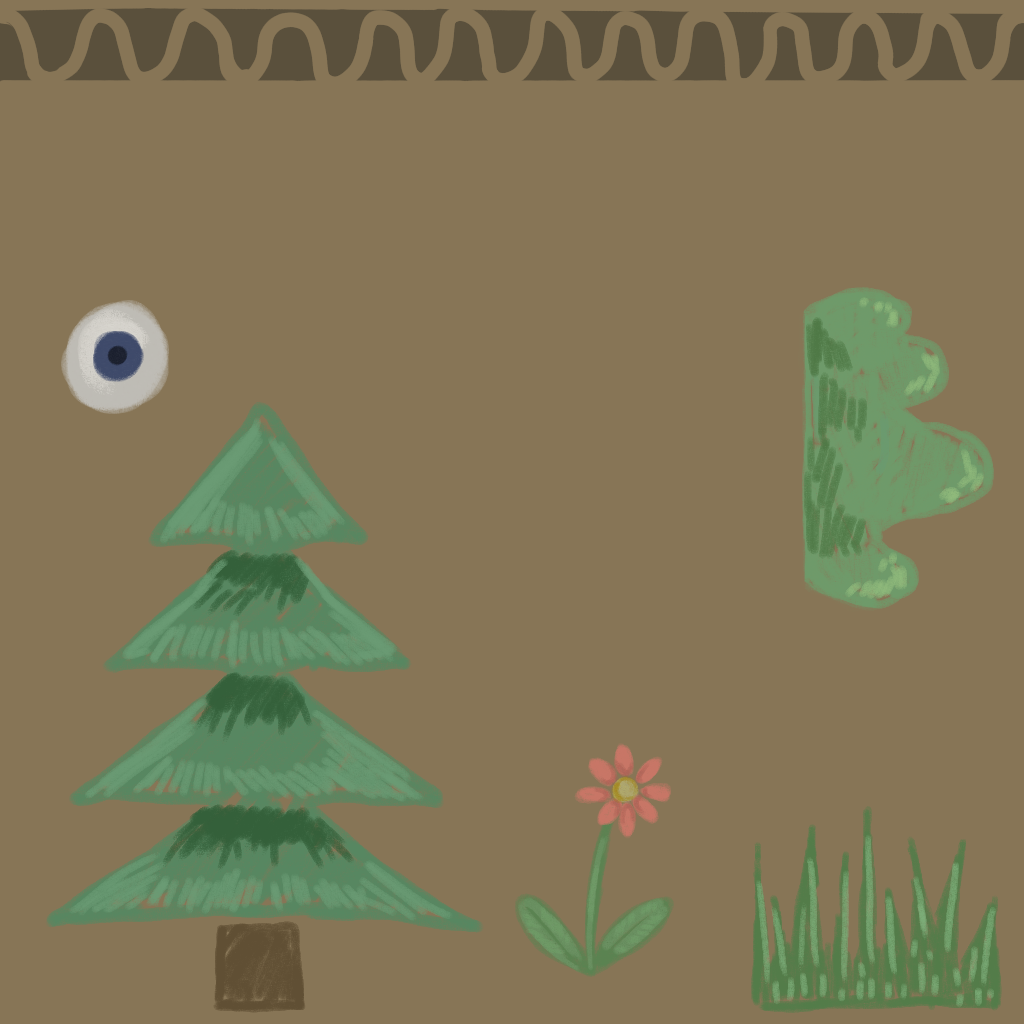
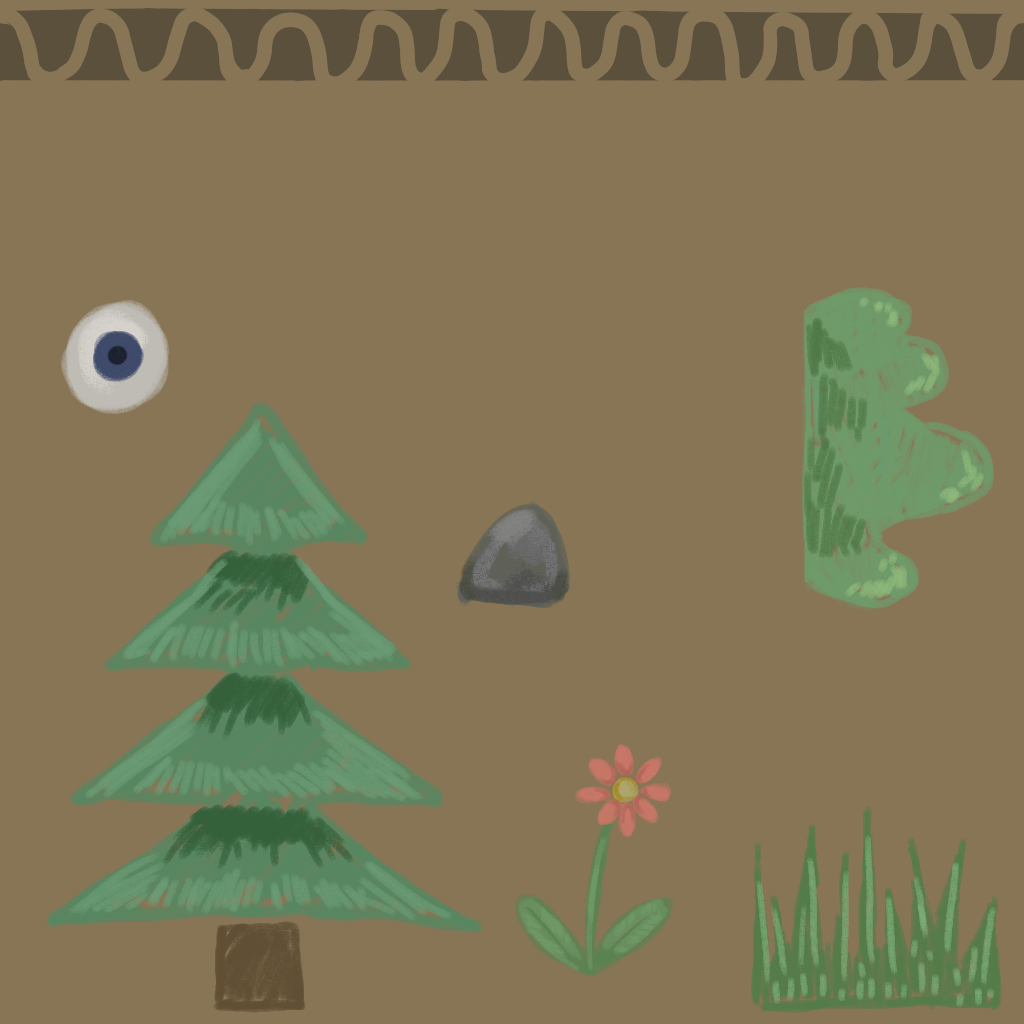
Revision of a layered 1024 × 1024 image; what changed, layer by layer:
painted on "Paint Layer 2" over [456, 501, 570, 609]
